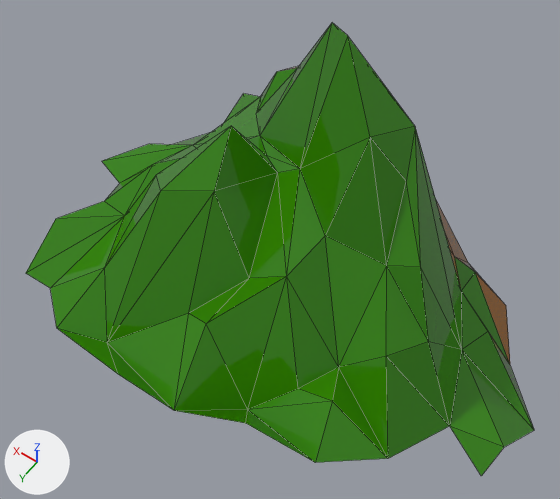
The glTF model assets/terrain/mountain.glb as it was, and as the next commit left it.
One viewpoint serves both versions: a 50 mm lens placed at (-0.318, 0.487, 1.05), pointed at (0.0, 0.042, 0.35). The axes (+X, +Y, +Z) are drawn at lower left. The lights are the same throughout. The picture after the commit comes second. Mesh edges are drawn as thin lines. Vertices at exactly the same position are counted once.

The first picture shows 'Landscape.001'.
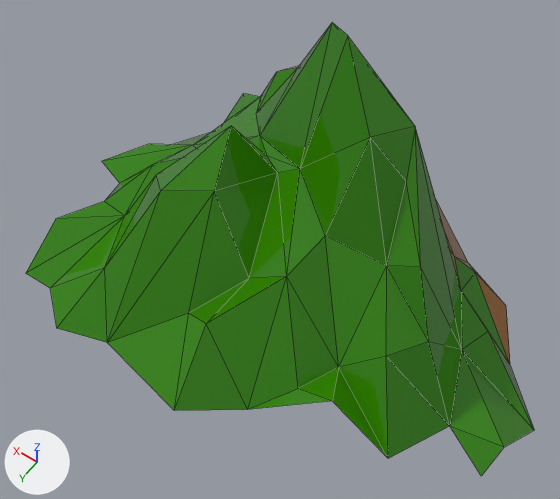
The newer file is also turned or shifted as a whole; pictures and numbers use the older file's frame.

Changed parts and their boxes (x1, y1, x2, y2) in the pictures (560 x 499 px):
part 1 of me_landscape_002, deleted (green)
    before: (57, 328, 388, 462)

The edits, one by one:
me_landscape_002 is used by ob_landscape_001; location (0.675, -1.83, -0.006).
Verts and faces of me_landscape_002; kept vertices keep their numbers, new ones are numbered from 80.
Before the commit, vertices of me_landscape_002: 30 (-0.896, 1.991, 0.296) at pixel (388, 458), 36 (-0.824, 1.99, 0.34) at pixel (332, 401), 37 (-0.841, 2.045, 0.315) at pixel (315, 462), 39 (-0.776, 2.071, 0.368) at pixel (245, 423), 42 (-0.744, 2.029, 0.292) at pixel (247, 409).
Before the commit, vertices of me_landscape_002: 50 (-0.686, 2.08, 0.306) at pixel (174, 410), 58 (-0.616, 2.087, 0.319) at pixel (118, 374), 59 (-0.557, 2.051, 0.279) at pixel (107, 342), 65 (-0.498, 2.073, 0.283) at pixel (56, 328).
me_landscape_002 had 80 vertices, 128 faces and spanned x -1.006..-0.371, y 1.523..2.087, z 0.172..0.614.
me_landscape_002 now has 77 vertices, 122 faces and spans x -1.006..-0.371, y 1.523..2.08, z 0.172..0.614.
Part 1, on me_landscape_002:
Vertices deleted: 37, 39, 58 (with the faces that use them).
